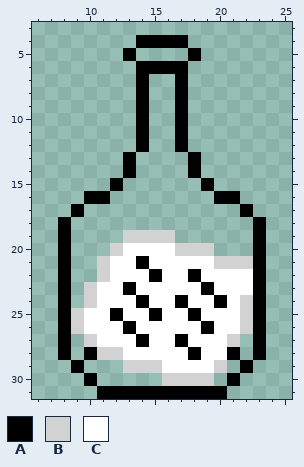
One commit to this pixel-art sprite: Assets/Images/white_room/grass_bin.png. The picture above was drawn from the file before the commit.
The file is 32x32 pixels. Shown: x 6..25, y 3..31.
Palette (. is transparent): A #000000  B #d2d2d2  C #ffffff
Pixels before, first column x 8:
 4 ......AAAA......
 5 .....A....A.....
 6 ......AAAA......
 7 ......A..A......
 8 ......A..A......
 9 ......A..A......
10 ......A..A......
11 ......A..A......
12 ......A..A......
13 .....A....A.....
14 .....A....A.....
15 ....A......A....
16 ..AA........AA..
17 .A............A.
18 A..............A
19 A....BBBB......A
20 A...BCCCCBBB...A
21 A..BCCACCCCCBBBA
22 A..BCCCACCACCCCA
23 A.BCCACCCCCACCCA
24 A.BCCCACCACCACBA
25 ABCCACCACCACCCBA
26 ABCCCACCCCCACCBA
27 A.BCCCACCACCCB.A
28 A.ABBCCCCCACCA.A
29 .A...BBBCCCCB.A.
30 ..A.....BBBB.A..
31 ...AAAAAAAAAA...
After the commit:
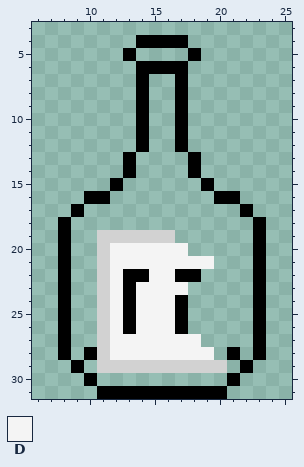
Colours new in this view: D #f4f4f4
The exact change:
The author changed colour C to colour A in row 22 at x 13 to 14 and 17; in row 24 at x 13; in row 25 at x 13 and 17; in row 26 at x 17.
Colour B now appears in row 19 at x 11 to 12; in row 20 at x 11; in row 29 at x 11 to 12.
The author changed colour C to colour B in rows 23 to 27 at x 11; in row 29 at x 16 to 19.
The author changed colour A to colour D in row 21 at x 14; in row 22 at x 15; in row 24 at x 14; in row 25 at x 12 and 15; in row 27 at x 14 and 17; in row 28 at x 18.
The author changed colour B to colour D in row 20 at x 12 and 17; in row 28 at x 12.
The author changed colour C to colour D in row 20 at x 13 to 16; in row 21 at x 12 to 13 and 15 to 19; in row 22 at x 12 and 16; in row 23 at x 12 and 14 to 17; in row 24 at x 12 and 15 to 16; in row 25 at x 14 and 16.
The author changed colour C to colour D in row 26 at x 12 and 14 to 16; in row 27 at x 12 to 13, 15 to 16 and 18; in row 28 at x 13 to 17 and 19.
The edit erases colour A in row 23 at x 19; in row 24 at x 20; in row 25 at x 18; in row 26 at x 19.
The edit erases colour B in row 20 at x 18 to 19; in row 21 at x 20 to 22; in row 23 at x 10; in row 24 at x 10 and 22; in rows 25 to 26 at x 9 and 22; in row 27 at x 10 and 21.
The edit erases colour B in row 30 at x 16 to 19.
The edit erases colour C in row 22 at x 19 to 22; in row 23 at x 18 and 20 to 22; in row 24 at x 18 to 19 and 21; in row 25 at x 10 and 19 to 21; in row 26 at x 10, 18 and 20 to 21; in row 27 at x 19 to 20.
The edit erases colour C in row 28 at x 20.
